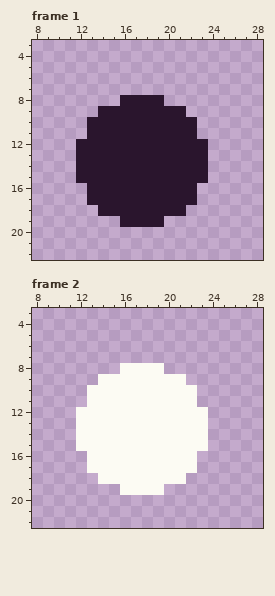
Two states of a pixel-art file, assets/sprites/red_explosion.aseprite. The first picture shows the starting point.
35x23 pixels, 9 frames. Shown: frame 1: x 8..28, y 3..22; frame 2: x 8..28, y 3..22.
The same view after the edit:
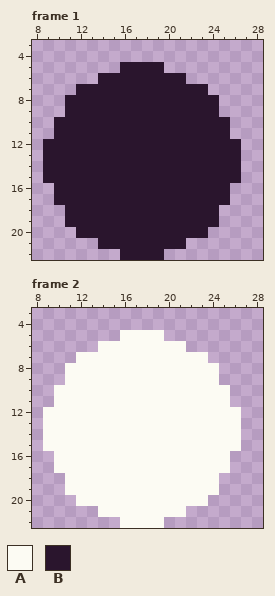
Palette (. is transparent): A #fcfbf3  B #2a152d
What changed:
Frame 1:
Colour B now appears in row 5 at x 16 to 19; in row 6 at x 14 to 21; in row 7 at x 12 to 23; in row 8 at x 11 to 15 and 20 to 24; in row 9 at x 11 to 13 and 22 to 24; in rows 10 to 11 at x 10 to 12 and 23 to 25.
Colour B now appears in rows 12 to 15 at x 9 to 11 and 24 to 26; in rows 16 to 17 at x 10 to 12 and 23 to 25; in row 18 at x 11 to 13 and 22 to 24; in row 19 at x 11 to 15 and 20 to 24; in row 20 at x 12 to 23; in row 21 at x 14 to 21.
Colour B now appears in row 22 at x 16 to 19.
Frame 2:
Colour A now appears in row 5 at x 16 to 19; in row 6 at x 14 to 21; in row 7 at x 12 to 23; in row 8 at x 11 to 15 and 20 to 24; in row 9 at x 11 to 13 and 22 to 24; in rows 10 to 11 at x 10 to 12 and 23 to 25.
Colour A now appears in rows 12 to 15 at x 9 to 11 and 24 to 26; in rows 16 to 17 at x 10 to 12 and 23 to 25; in row 18 at x 11 to 13 and 22 to 24; in row 19 at x 11 to 15 and 20 to 24; in row 20 at x 12 to 23; in row 21 at x 14 to 21.
Colour A now appears in row 22 at x 16 to 19.
Boxes around the changes in both pictures, in picture pixels (x1, y1, x2, y2):
added: (43, 62, 241, 260)
added: (43, 330, 241, 528)
